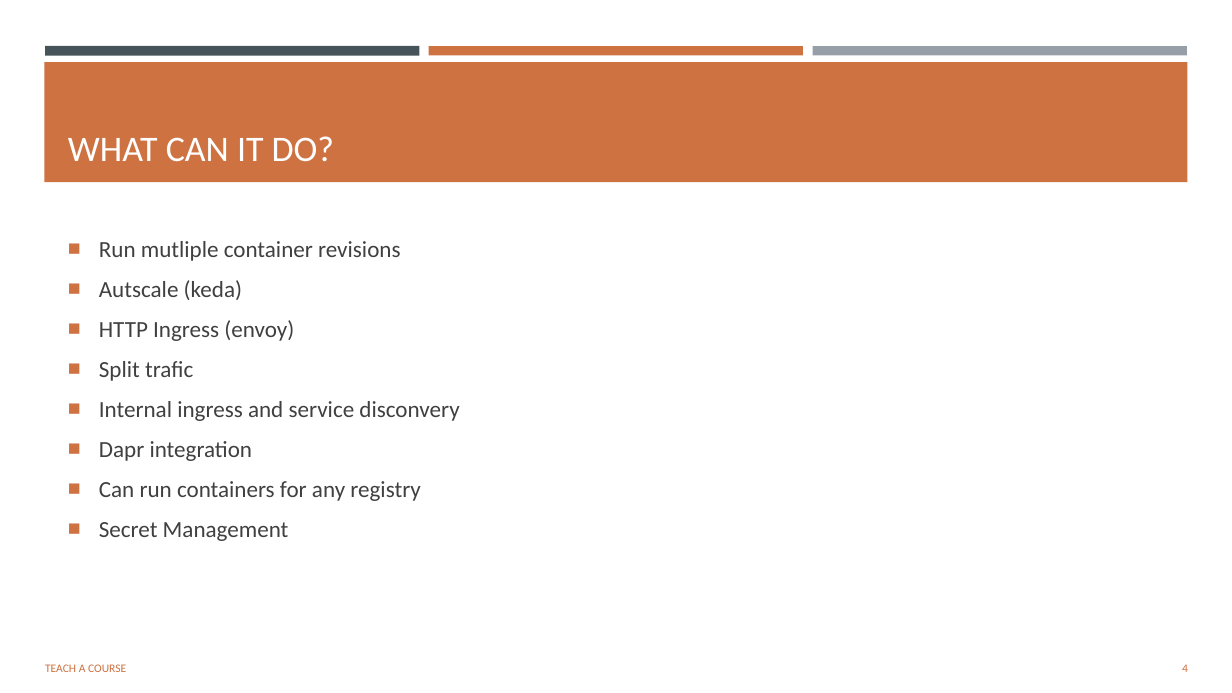
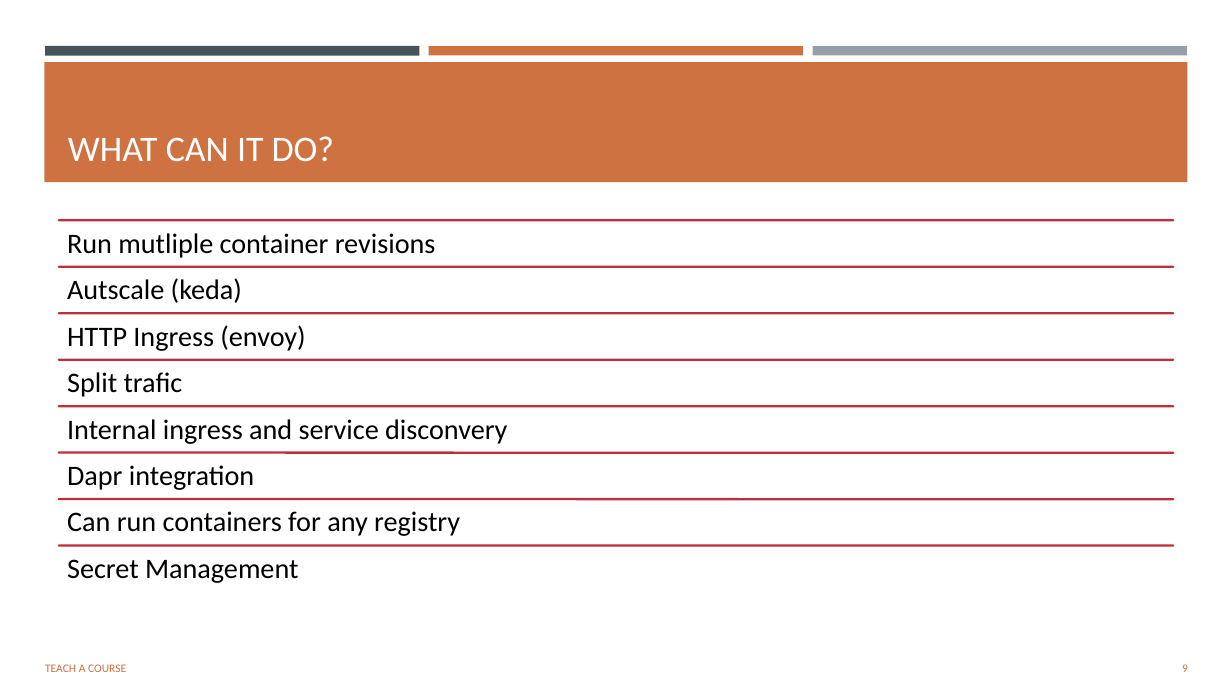
Before and after one commit to msjonathan/aca-demo, a slide deck: slide 9 of presentation/Application Container Apps.pptx (slide 4 before the commit). Drawn at 1232x693 pixels with LibreOffice and Linux fonts; fonts in the diff are those of the drawing. Boxes give left, top, right and bottom in pixels: in the first picture for what was removed or moved away, otherwise in the second. Text is boxed around its words. In the diff, an @@ line names an element or a change of style, - is before the commit and + after.

```diff
--- a/presentation/Application Container Apps.pptx
+++ b/presentation/Application Container Apps.pptx
@@ text removed at box(99, 241, 459, 541) @@
-■ Run mutliple container revisions
-■ Autscale (keda)
-■ HTTP Ingress (envoy)
-■ Split trafic
-■ Internal ingress and service disconvery
-■ Dapr integration
-■ Can run containers for any registry
-■ Secret Management
@@ group added at box(59, 220, 1174, 583): 8 lines, 8 texts @@
+Run mutliple container revisions
+Autscale (keda)
+HTTP Ingress (envoy)
+Split trafic
+Internal ingress and service disconvery
+Dapr integration
+Can run containers for any registry
+Secret Management
@@ page number at box(1182, 664, 1188, 672): text changed @@
-4
+9
```
Also in this commit, not shown: 7 other slides changed, 5 slides added, 9 slides removed, 2 other files.
